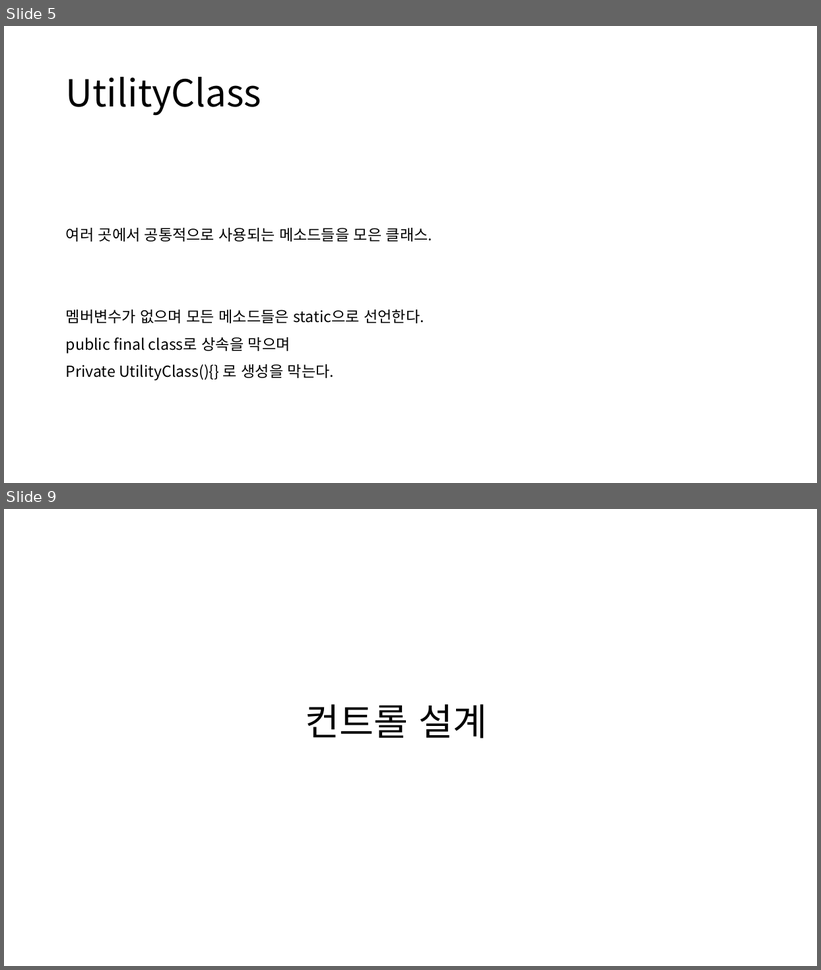
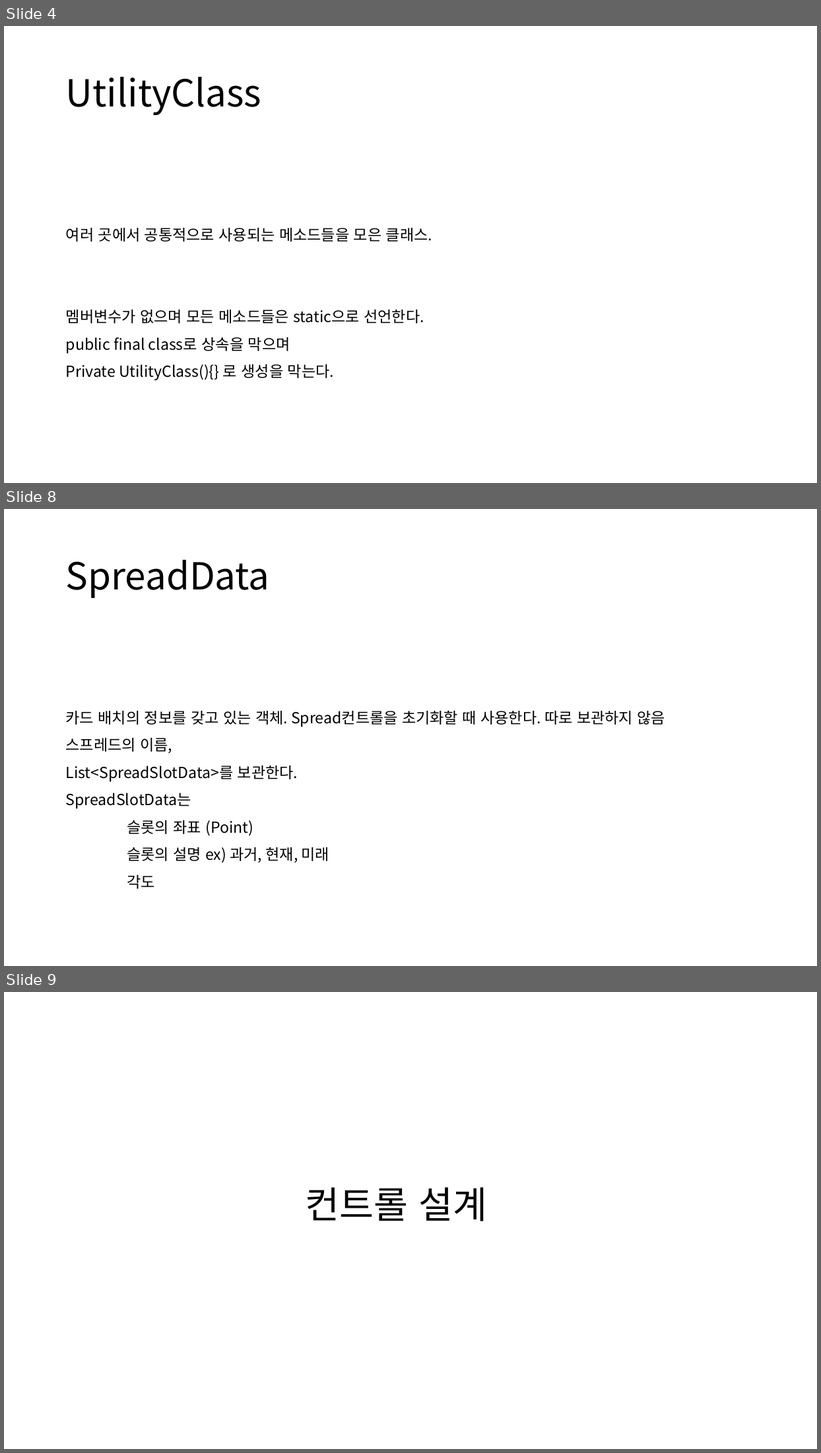
Before and after one commit to poro912/TaroDesktopPrivate, a slide deck: Document/타로 상세 설계서.pptx. Shown one above the other, each under a label of ours: slides 5 and 9 before the commit, slides 4, 8 and 9 after it; the slides between them are not shown. The pictures are 821x970 and 821x1453 pixels, drawn with LibreOffice and Linux fonts; fonts in the diff are those of the drawing. Boxes give left, top, right and bottom in pixels: in the first picture for what was removed or moved away, otherwise in the second. Text is boxed around its words. In the diff, an @@ line names an element or a change of style, - is before the commit and + after.

```diff
--- a/Document/타로 상세 설계서.pptx
+++ b/Document/타로 상세 설계서.pptx
@@ slide 8 added at box(4, 509, 817, 966), background #FFFFFF @@
@@ title added at box(66, 560, 270, 598), 44 pt, text #000000 @@
+SpreadData
@@ text added at box(66, 710, 665, 889), 18 pt, text #000000 @@
+카드 배치의 정보를 갖고 있는 객체. Spread컨트롤을 초기화할 때 사용한다. 따로 보관하지 않음
+스프레드의 이름,
+List<SpreadSlotData>를 보관한다.
+SpreadSlotData는
+슬롯의 좌표 (Point)
+슬롯의 설명 ex) 과거, 현재, 미래
+각도
@@ what was slide 5 is now slide 4 @@
```
Also in this commit, not shown: 4 slides changed, 3 other slides added, 12 slides removed.
